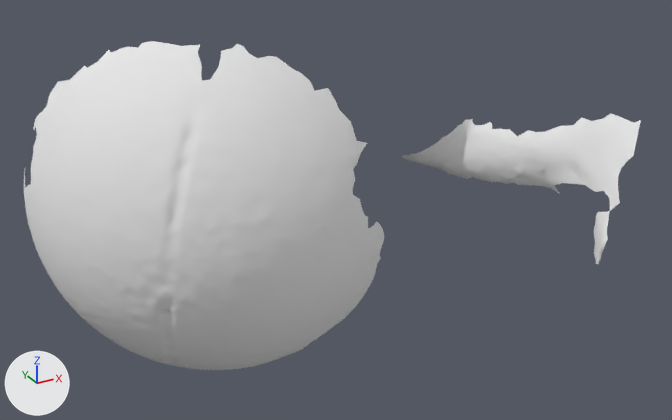
The OBJ model res/tangential2/LargeSphere_tangential_02.000059.obj as it was, and as the next commit left it.
The view is the same before and after, from a 50 mm lens placed at (-446.0, -1302.0, 311.0), pointed at (-16.0, -520.0, -80.0). Arrows for +X, +Y and +Z are at lower left; the lights stay in place. Where no turn or scale is listed for an object, it has been applied to the vertices.

In view in the first picture: 'LargeSphere_tangential_02.000059'.
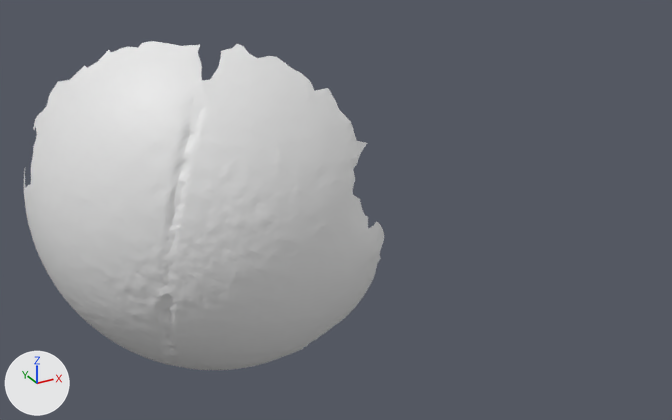
Location of each change, (x1, y1, x2, y2) in pixels of the pictures (672 x 420 px):
'LargeSphere_tangential_02.000059', reshaped (42% narrower)
    before: (24, 41, 641, 370)
    after: (24, 41, 384, 370)
part 1 of me_largesphere_tangential_02_000059, deleted
    before: (401, 113, 641, 264)

Edits to the bpy script that builds the scene:
```text
Change me_largesphere_tangential_02_000059:
    where me_largesphere_tangential_02_000059.from_pydata(...)  # 10372 vertices, 20463 faces; spans x -341.0..429.0, y -790.0..-268.0, z -222.0..159.0
    used by ob_largesphere_tangential_02_000059; location = (0.0, 0.0, 0.0)
    remove me_largesphere_tangential_02_000059.materials.append(mat_largesphere_tangential_02_000059)  # white #e7e7e7
    me_largesphere_tangential_02_000059 part 1: the loose piece of 1181 vertices spanning x 213.0..429.0, y -553.0..-268.0, z -222.0..-55.0 is deleted
```
